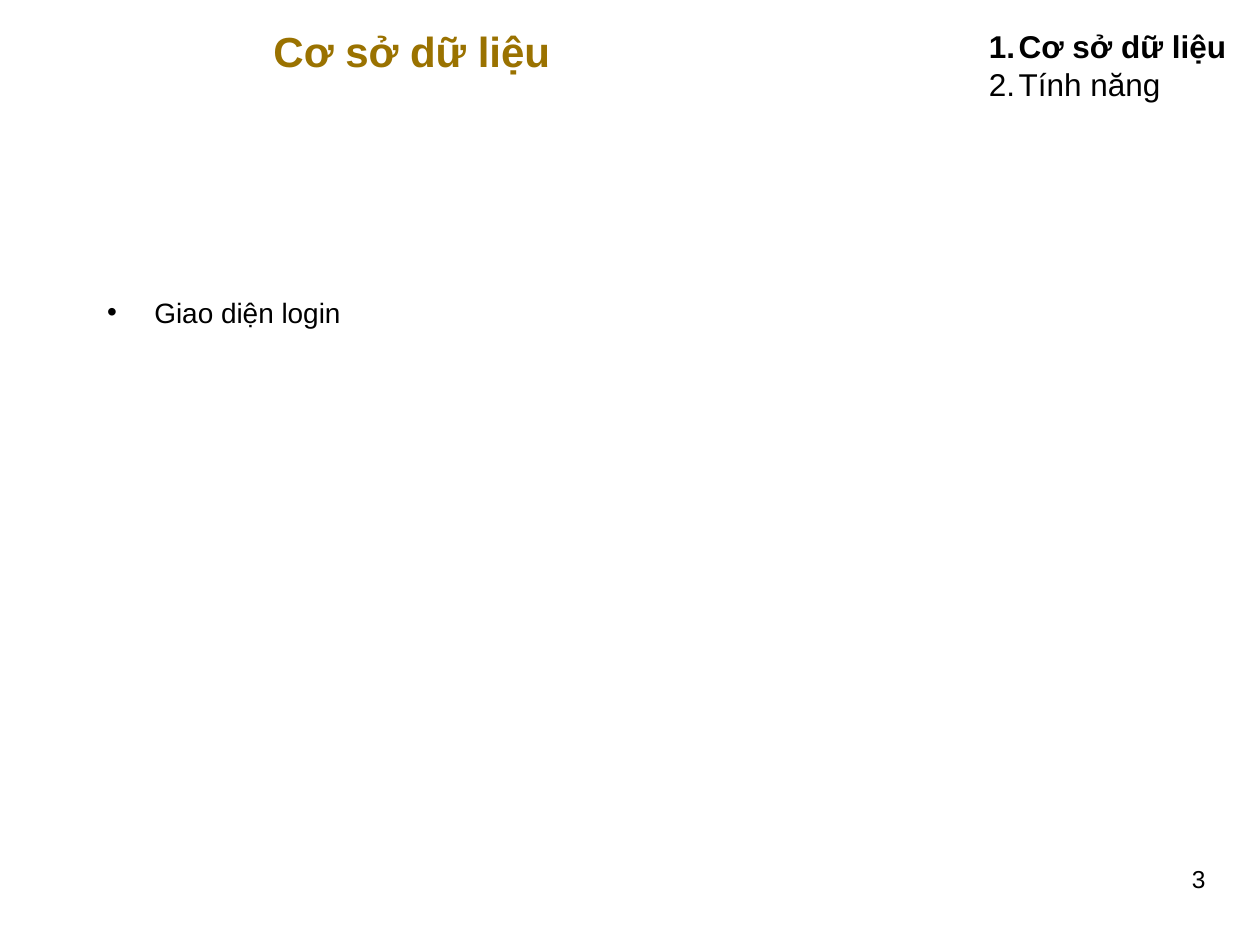
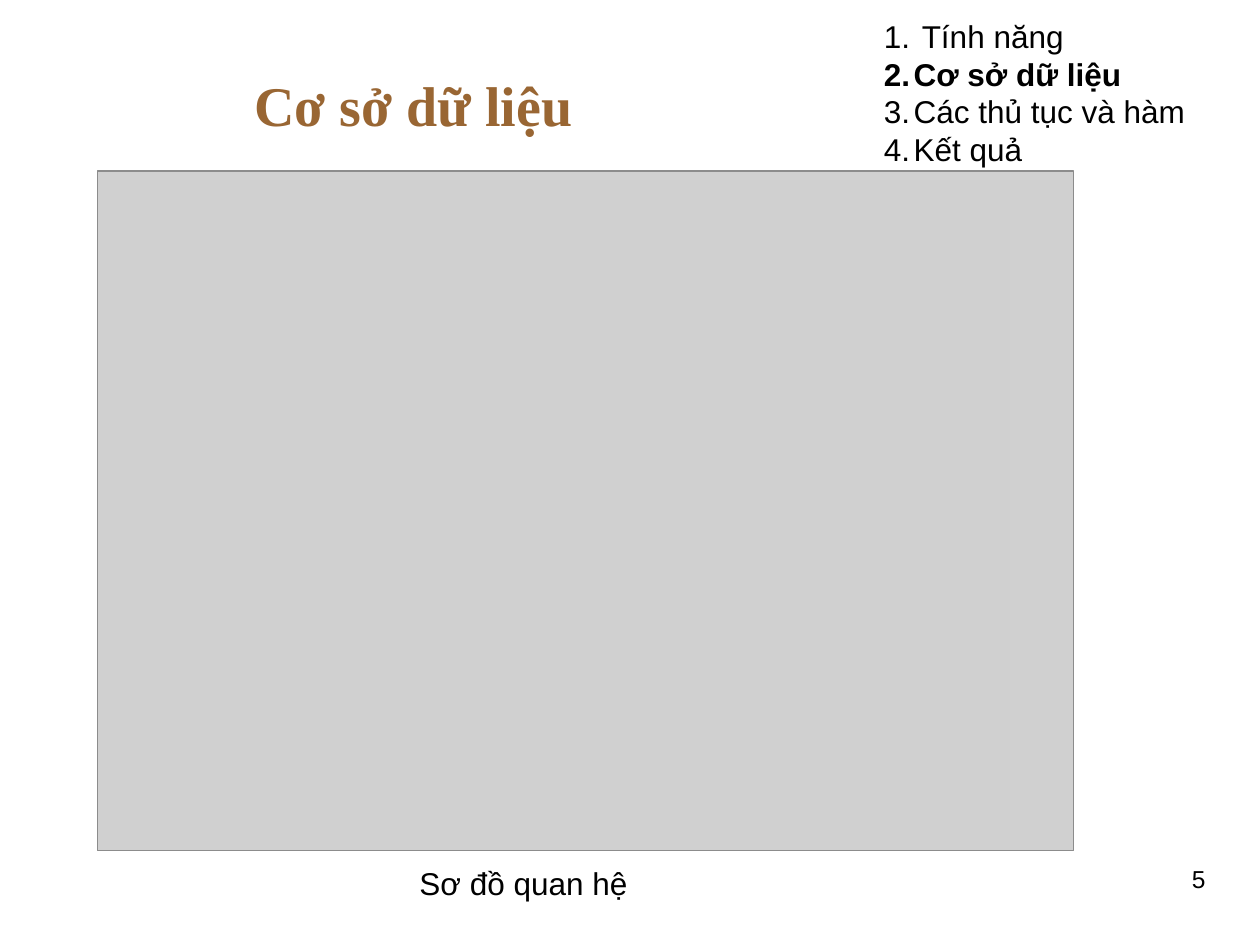
Before and after one commit to secretdeveloperisme/carshopping, a slide deck: slide 5 of introduction/do an.pptx (slide 3 before the commit). Drawn at 1260x945 pixels with LibreOffice and Linux fonts; fonts in the diff are those of the drawing; grey boxes stand for pictures; background and template pictures are left out. Boxes give left, top, right and bottom in pixels: in the first picture for what was removed or moved away, otherwise in the second. Text is boxed around its words. In the diff, an @@ line names an element or a change of style, - is before the commit and + after.

```diff
--- a/introduction/do an.pptx
+++ b/introduction/do an.pptx
@@ text "Tính năng": place and size @@
-text "Tính năng" at <box>1019,34,1226,102</box>
+text "Tính năng" at <box>914,24,1185,167</box>
@@ text at <box>922,24,1064,54</box>: paragraph added @@
+1. Tính năng
@@ title "Cơ sở dữ liệu": place and size @@
-title "Cơ sở dữ liệu" at <box>273,35,550,75</box>
+title "Cơ sở dữ liệu" at <box>254,86,572,136</box>
@@ title "Cơ sở dữ liệu" at <box>254,86,572,136</box>: size 24 to 32 pt, font Arial to Times New Roman, text colour #9A7200 to #996633 @@
@@ text at <box>914,99,1185,167</box>: text changed @@
-2. Tính năng
+3. Các thủ tục và hàm
+4. Kết quả
@@ picture added at <box>97,171,1074,852</box> @@
@@ text removed at <box>154,302,341,328</box> @@
-• Giao diện login
@@ text added at <box>419,870,627,901</box>, 18 pt, text #000000 @@
+Sơ đồ quan hệ
@@ page number at <box>1192,871,1206,889</box>: text changed @@
-3
+5
```
Also in this commit, not shown: 11 other slides changed, 10 slides added, 16 other files.
